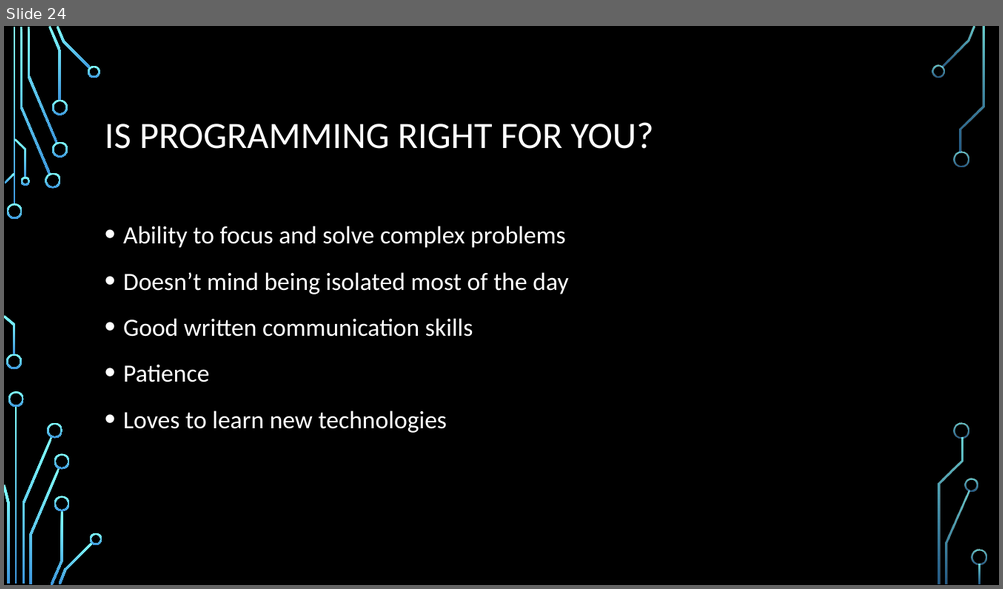
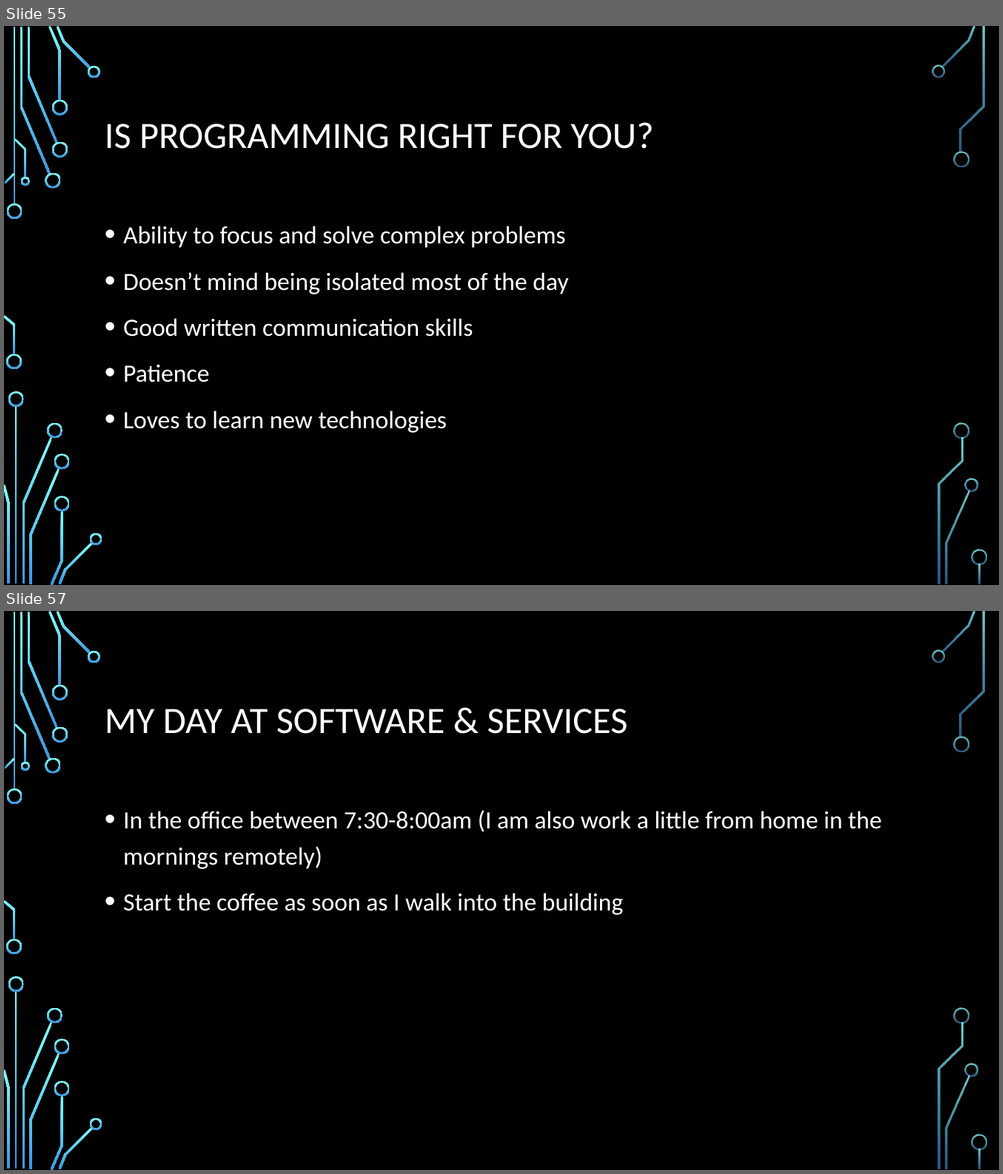
Before and after one commit to daviddcbud/TrainingApp, a slide deck: PowerPointSlids.pptx. Shown one above the other, each under a label of ours: slide 24 before the commit, slides 55 and 57 after it; the slides between them are not shown. The pictures are 1003x589 and 1003x1174 pixels, drawn with LibreOffice and Linux fonts; fonts in the diff are those of the drawing; background and template pictures are left out. Boxes give left, top, right and bottom in pixels: in the first picture for what was removed or moved away, otherwise in the second. Text is boxed around its words. In the diff, an @@ line names an element or a change of style, - is before the commit and + after.

```diff
--- a/PowerPointSlids.pptx
+++ b/PowerPointSlids.pptx
@@ slide 57 added at [4,611,999,1170], background picture (left out); not listed: 36 template elements that a slide beside it also shows @@
@@ title added at [105,709,628,734], 36 pt, text #FFFFFF @@
+MY DAY AT SOFTWARE & SERVICES
@@ text added at [123,810,882,915], 24 pt, text #FFFFFF @@
+• In the office between 7:30-8:00am (I am also work a little from home in the mornings remotely)
+• Start the coffee as soon as I walk into the building
@@ what was slide 24 is now slide 55 @@
```
Also in this commit, not shown: 7 slides changed, 37 other slides added, 3 other files.
